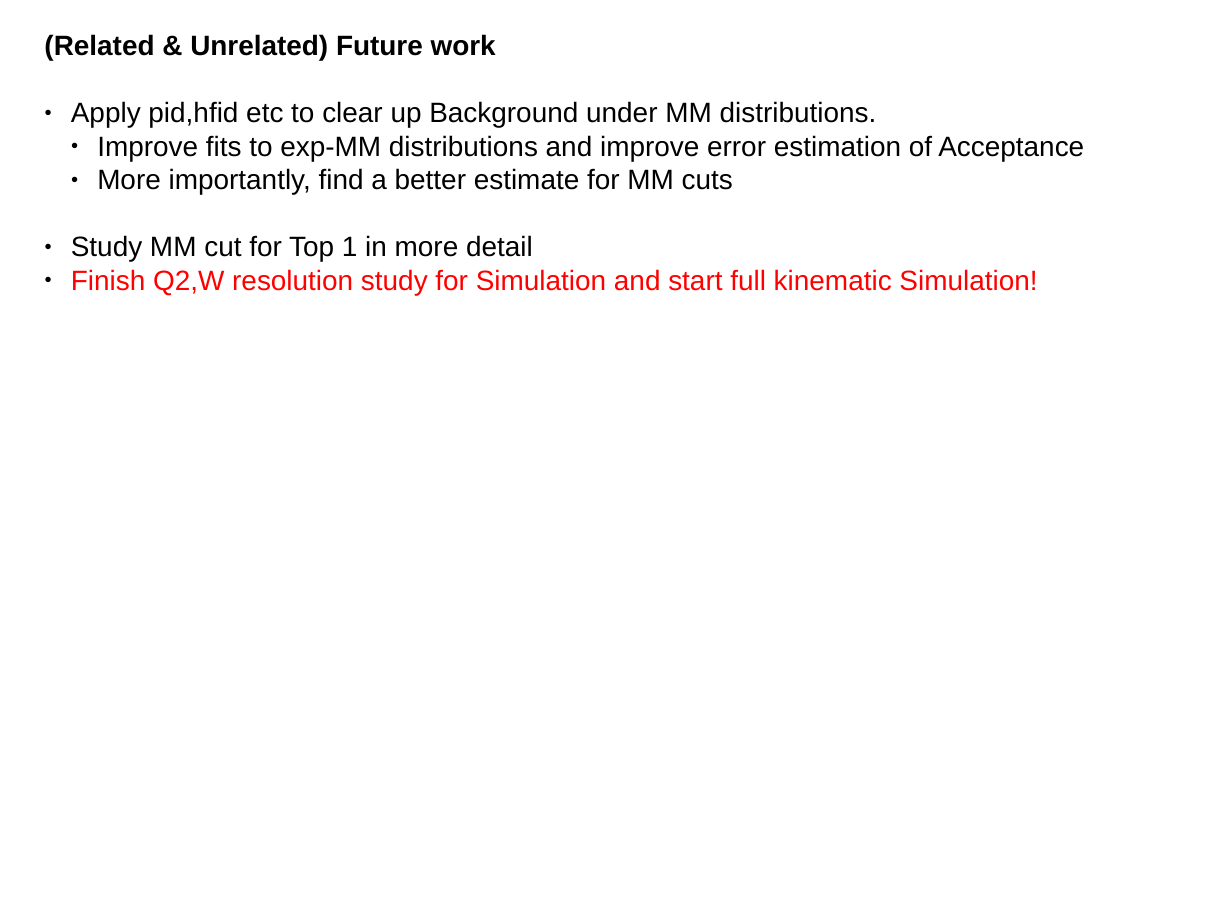
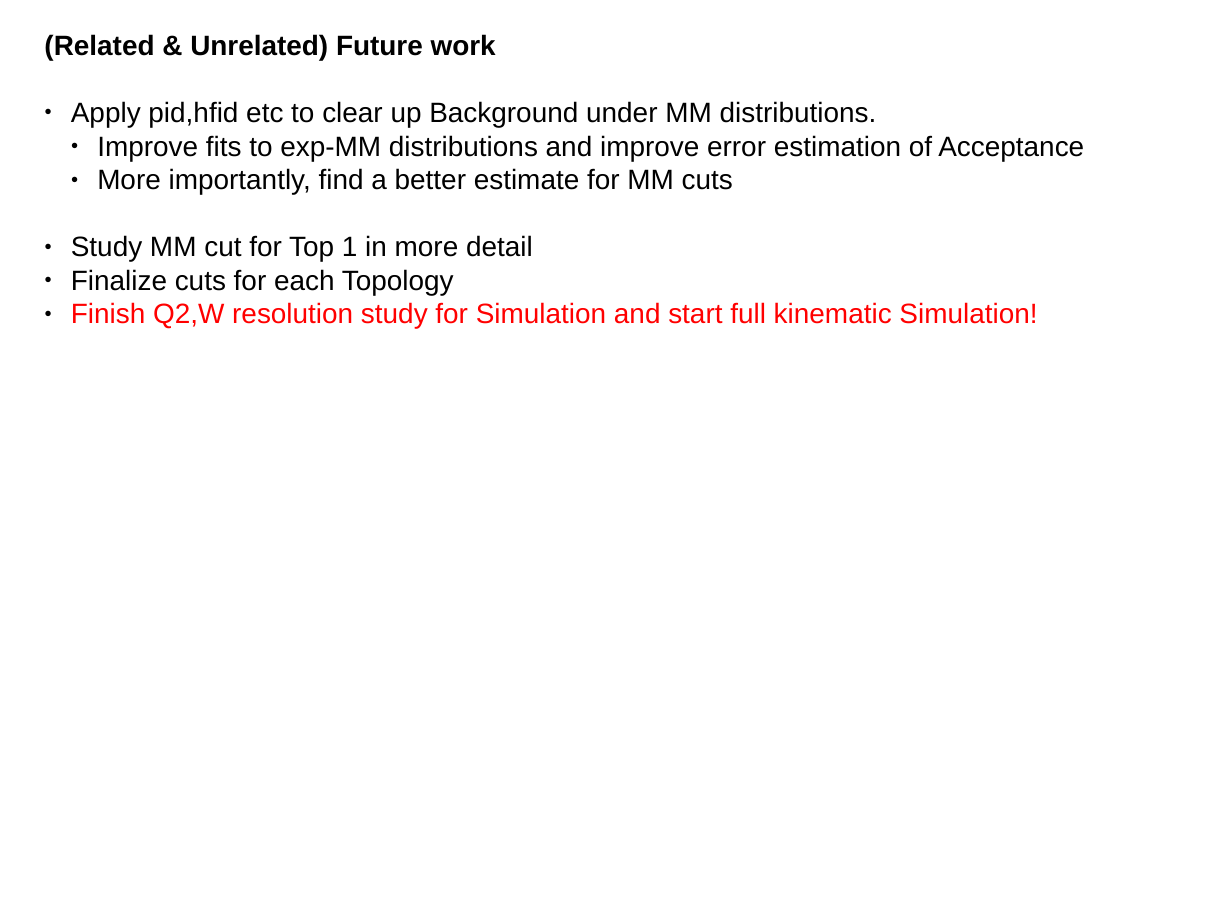
Before and after one commit to arjun-trivedi/ana2pi, a slide deck: slide 6 of sub_studies/setup_sim_CentOS6/notes.odp. Drawn at 1232x924 pixels with LibreOffice and Linux fonts; fonts in the diff are those of the drawing. Boxes give left, top, right and bottom in pixels: in the first picture for what was removed or moved away, otherwise in the second. Text is boxed around its words. In the diff, an @@ line names an element or a change of style, - is before the commit and + after.

```diff
--- a/sub_studies/setup_sim_CentOS6/notes.odp
+++ b/sub_studies/setup_sim_CentOS6/notes.odp
@@ text at (x1=71, y1=269, x2=454, y2=295): paragraph added @@
+● Finalize cuts for each Topology
```
Also in this commit, not shown: 1 other file.
